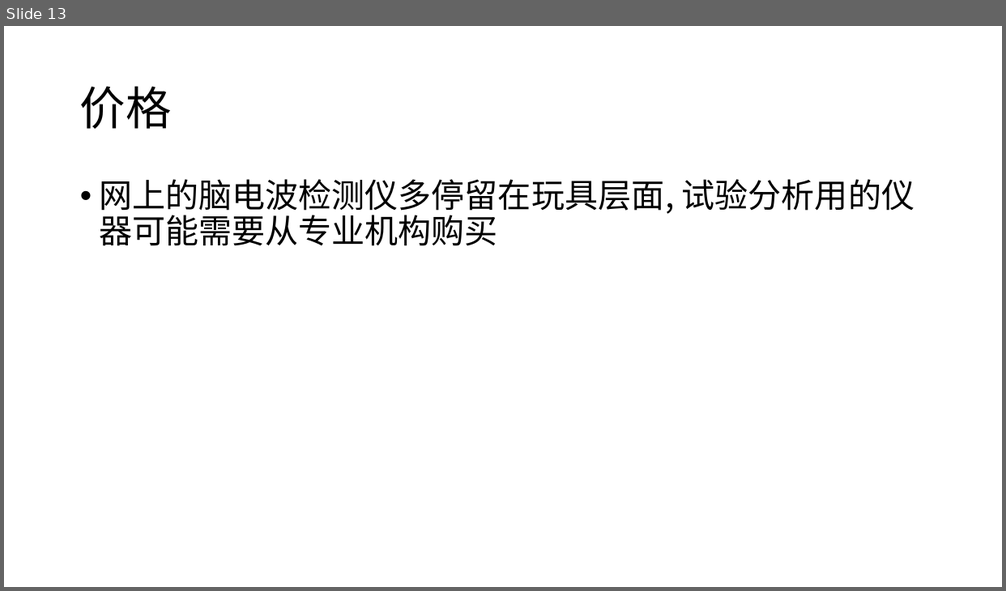
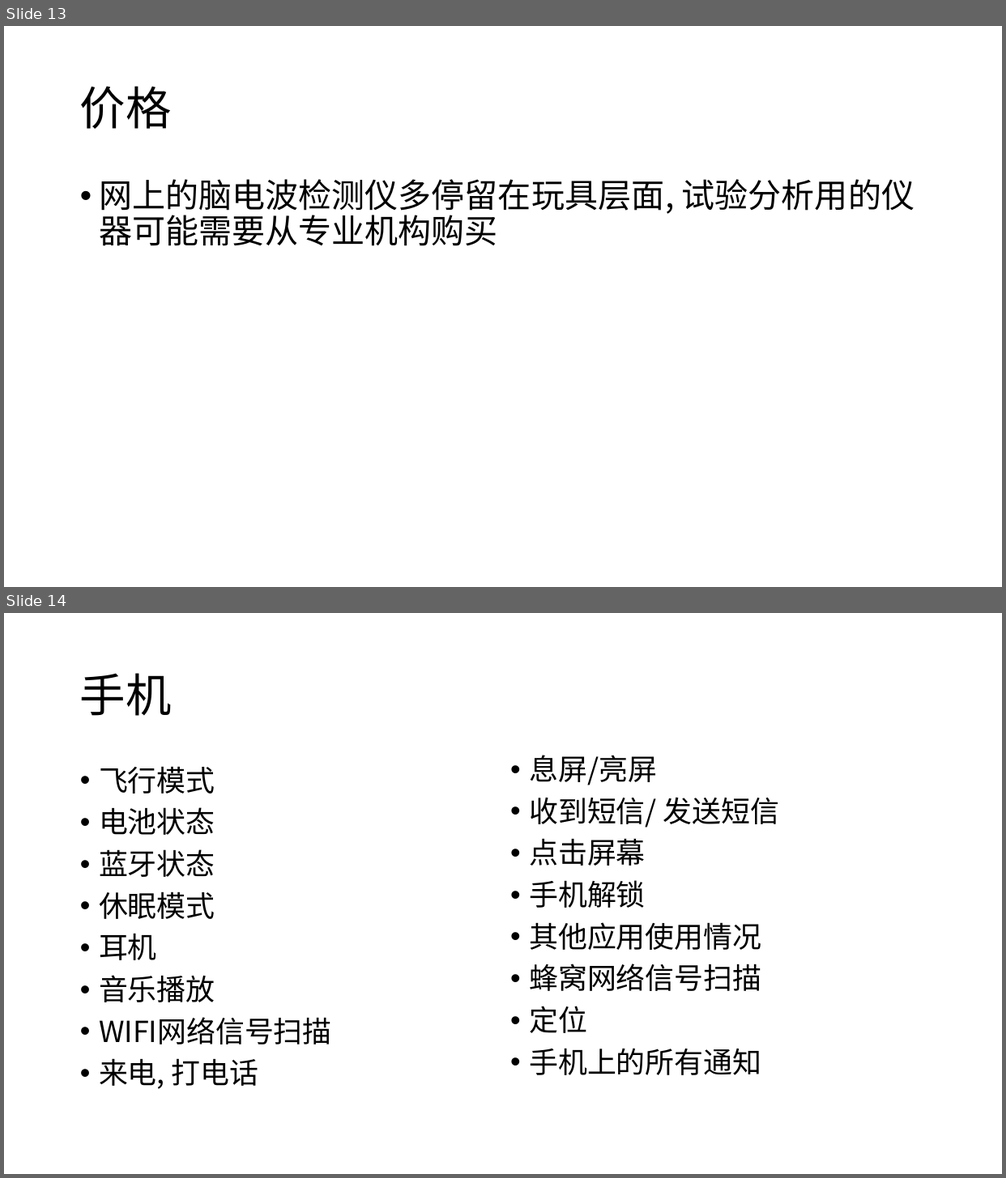
Before and after one commit to twesix/paper-notes, a slide deck: 201904/传感器报告.pptx. Shown one above the other, each under a label of ours: slide 13 before the commit, slides 13 and 14 after it. The pictures are 1006x591 and 1006x1178 pixels, drawn with LibreOffice and Linux fonts; fonts in the diff are those of the drawing. Boxes give left, top, right and bottom in pixels: in the first picture for what was removed or moved away, otherwise in the second. Text is boxed around its words. In the diff, an @@ line names an element or a change of style, - is before the commit and + after.

```diff
--- a/201904/传感器报告.pptx
+++ b/201904/传感器报告.pptx
@@ slide 14 added at <box>4,613,1002,1174</box>, background #FFFFFF @@
@@ title added at <box>80,673,172,716</box>, 44 pt, text #000000 @@
+手机
@@ text added at <box>529,755,780,1076</box>, 28 pt, text #000000 @@
+• 息屏/亮屏
+• 收到短信/ 发送短信
+• 点击屏幕
+• 手机解锁
+• 其他应用使用情况
+• 蜂窝网络信号扫描
+• 定位
+• 手机上的所有通知
@@ text added at <box>99,766,332,1089</box>, 28 pt, text #000000 @@
+• 飞行模式
+• 电池状态
+• 蓝牙状态
+• 休眠模式
+• 耳机
+• 音乐播放
+• WIFI网络信号扫描
+• 来电, 打电话
```
Also in this commit, not shown: 1 slide changed, 3 other slides added, 1 other file.
